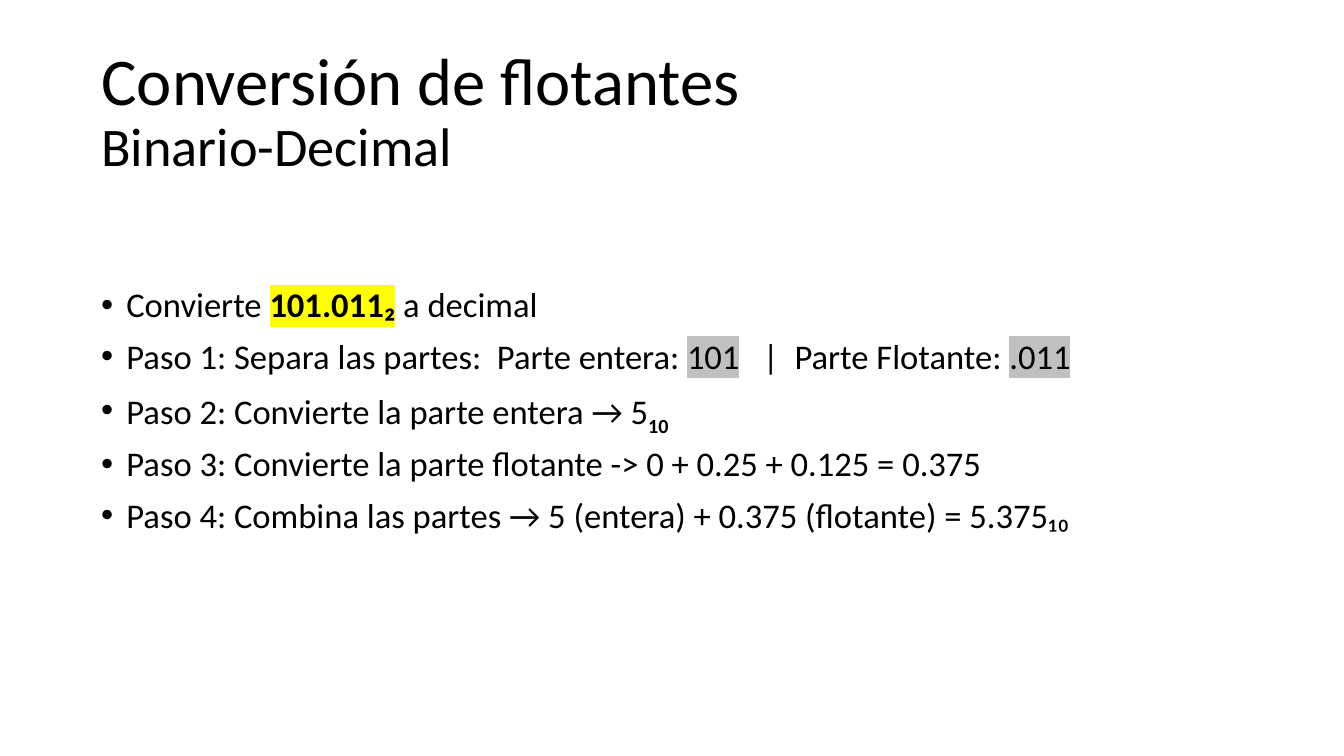
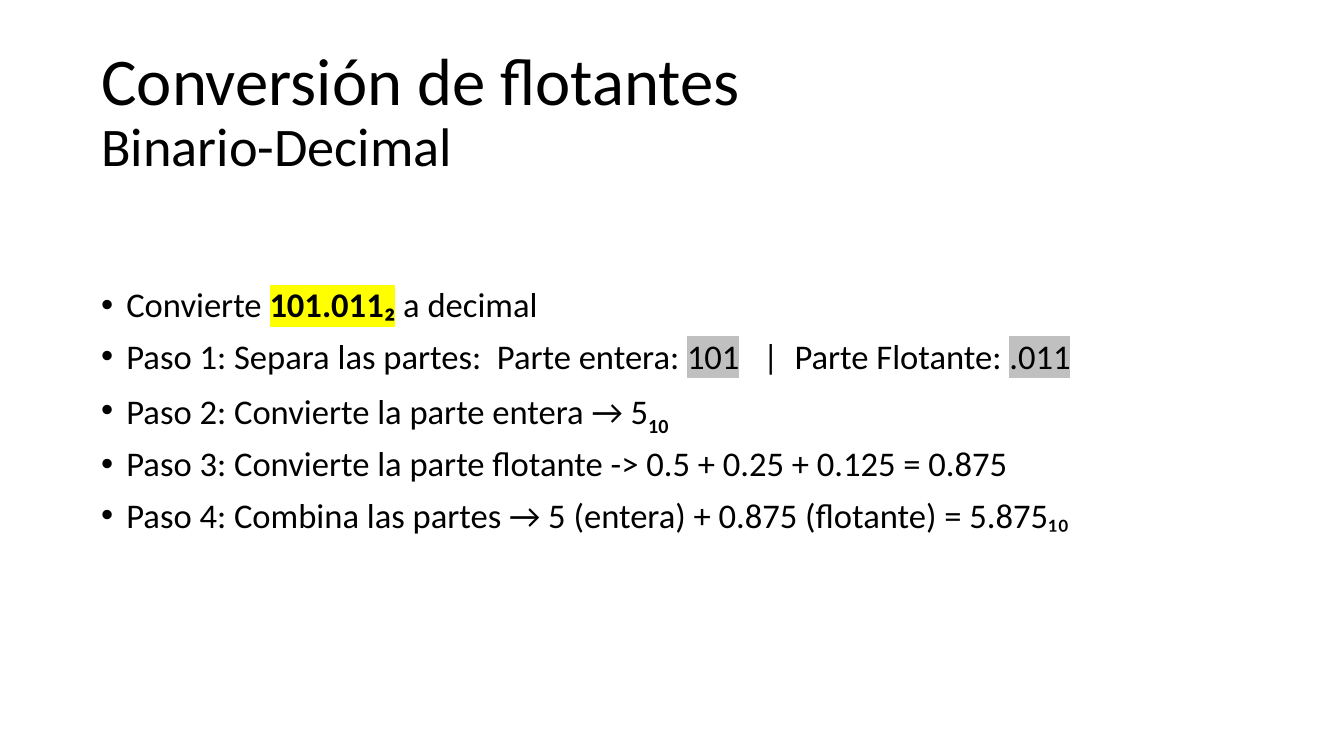
Before and after one commit to CesarLopez-Profe/Fundamentos_Programacion, a slide deck: slide 19 of Slides/2_Representacion&Conversiones.pptx. Drawn at 1344x756 pixels with LibreOffice and Linux fonts; fonts in the diff are those of the drawing; background and template pictures are left out. Boxes give left, top, right and bottom in pixels: in the first picture for what was removed or moved away, otherwise in the second. Text is boxed around its words. In the diff, an @@ line names an element or a change of style, - is before the commit and + after.

```diff
--- a/Slides/2_Representacion&Conversiones.pptx
+++ b/Slides/2_Representacion&Conversiones.pptx
@@ text at [126,452,1070,534]: text changed @@
-• Paso 3: Convierte la parte flotante -> 0 + 0.25 + 0.125 = 0.375
-• Paso 4: Combina las partes → 5 (entera) + 0.375 (flotante) = 5.375₁₀
+• Paso 3: Convierte la parte flotante -> 0.5 + 0.25 + 0.125 = 0.875
+• Paso 4: Combina las partes → 5 (entera) + 0.875 (flotante) = 5.875₁₀
```
Also in this commit, not shown: 1 other slide changed.
